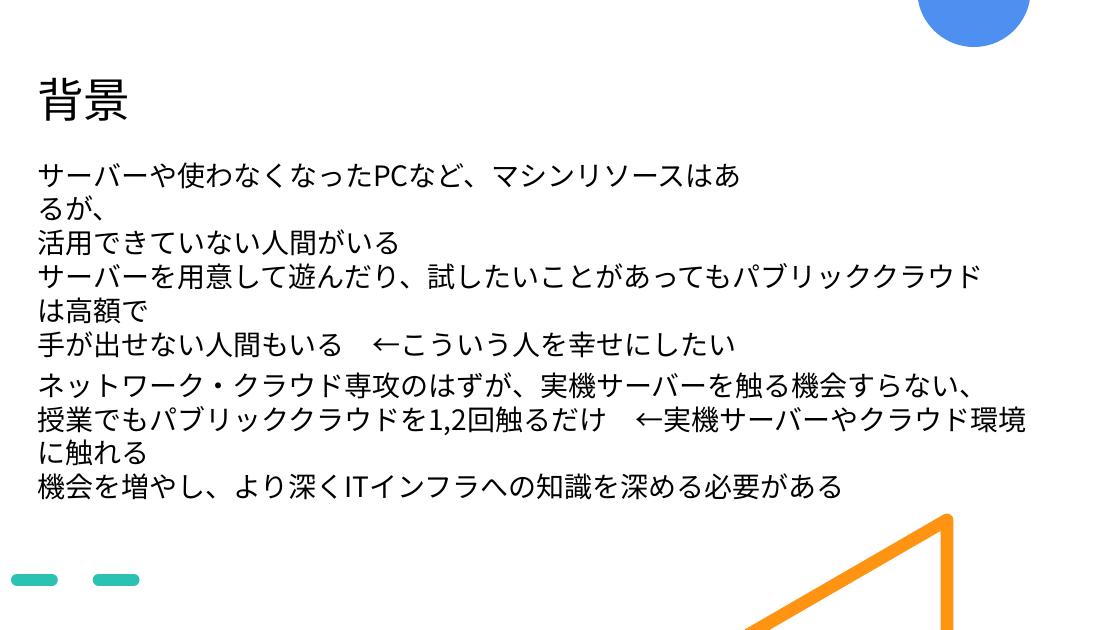
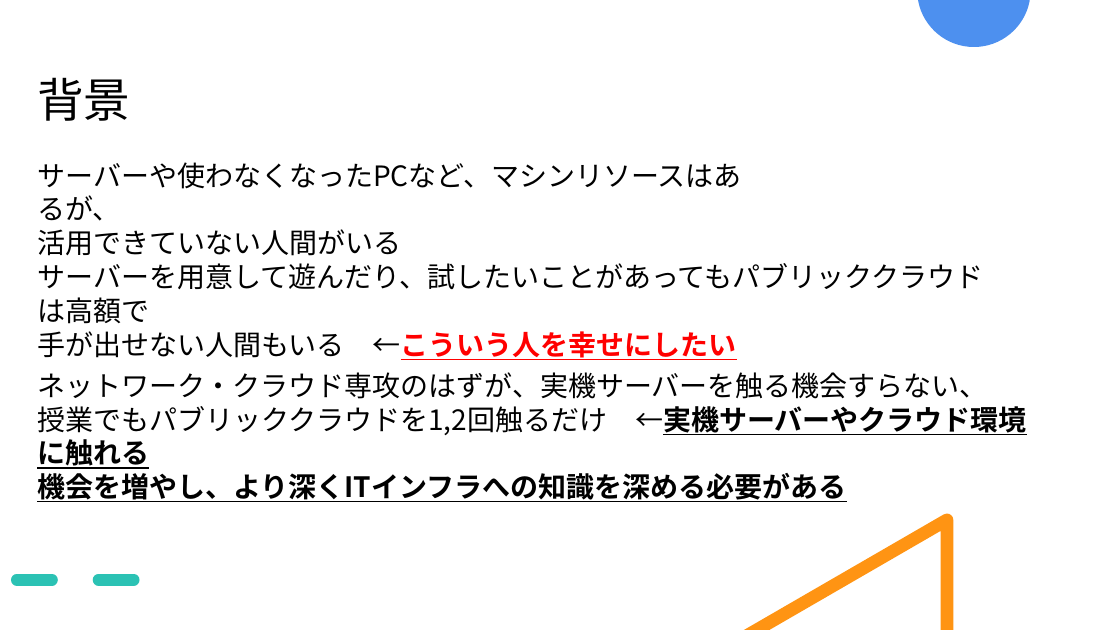
Before and after one commit to okkass/Kamata-Cloud-Infrastructure, a slide deck: slide 2 of docs/卒業制作プライベートクラウド-企画.pptx. Drawn at 1120x630 pixels with LibreOffice and Linux fonts; fonts in the diff are those of the drawing. Boxes give left, top, right and bottom in pixels: in the first picture for what was removed or moved away, otherwise in the second. Text is boxed around its words. In the diff, an @@ line names an element or a change of style, - is before the commit and + after.

Commit message:
Update 卒業制作プライベートクラウド-企画.pptx
1.Update column "Behind" Text Color
2.Update column "What is Cloud?" Text Color

```diff
--- a/docs/卒業制作プライベートクラウド-企画.pptx
+++ b/docs/卒業制作プライベートクラウド-企画.pptx
@@ text at (37, 331, 737, 360): text colour #000000 to #FF0000, bold on, underline on in "←こういう人を幸せにしたい" @@
@@ text at (37, 406, 1027, 502): bold on, underline on in "←実機サーバーやクラウド環境に触れる", "機会を増やし、より深くITインフラへの知識を深める必要がある" @@
```
Also in this commit, not shown: 1 other slide changed.
